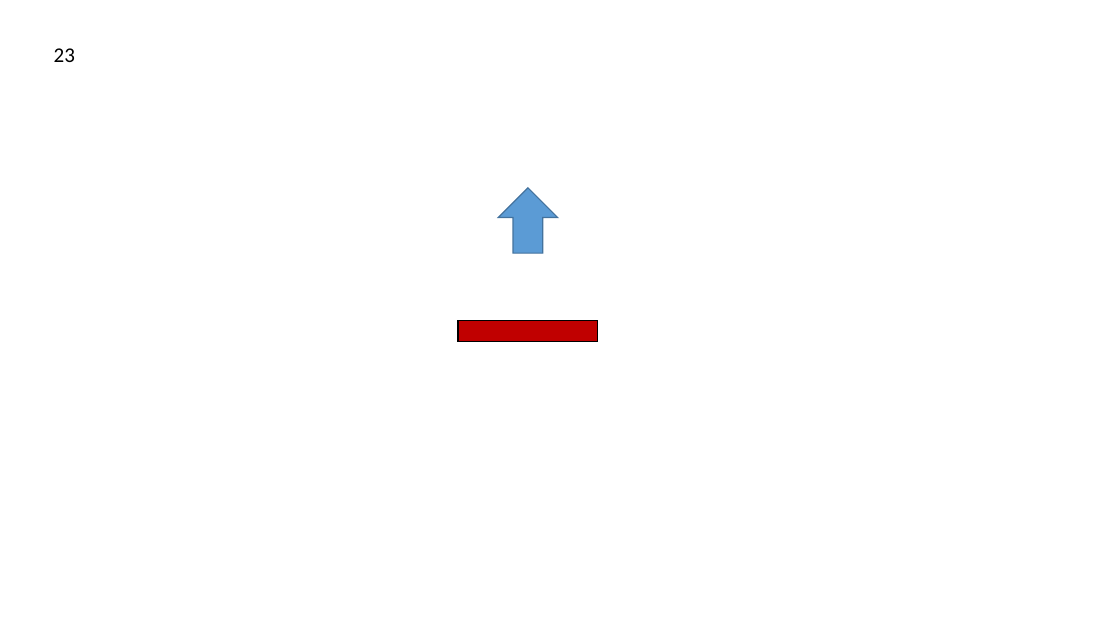
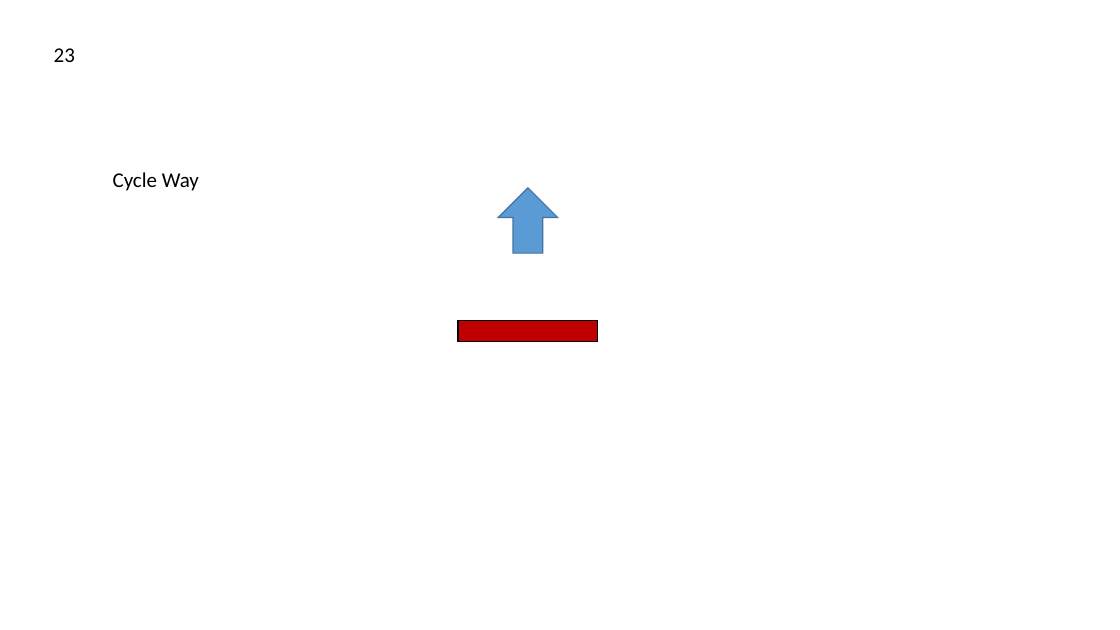
Before and after one commit to cyipt/cyipt, a slide deck: slide 23 of roadtypes.pptx. Drawn at 1120x630 pixels with LibreOffice and Linux fonts; fonts in the diff are those of the drawing. Boxes give left, top, right and bottom in pixels: in the first picture for what was removed or moved away, otherwise in the second. Text is boxed around its words. In the diff, an @@ line names an element or a change of style, - is before the commit and + after.

```diff
--- a/roadtypes.pptx
+++ b/roadtypes.pptx
@@ text added at box(113, 172, 199, 191), 18 pt, text #000000 @@
+Cycle Way
```
Also in this commit, not shown: 3 other slides changed, 9 slides added, 29 other files.
